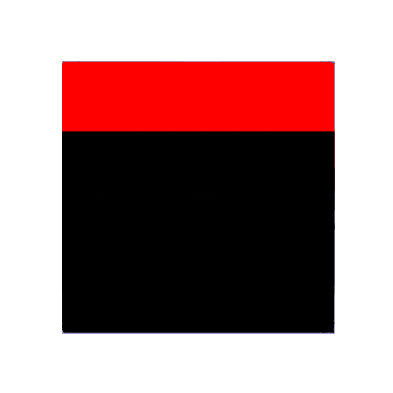
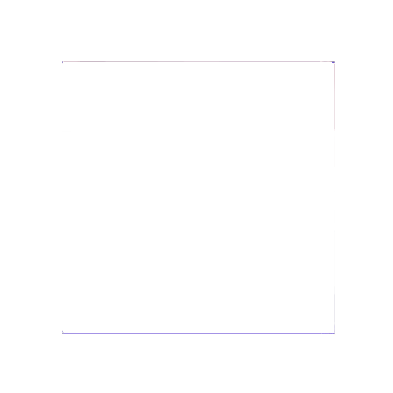
Layer changes from the first 393 x 393 image to the second:
painted on "Layer 0" over [62,61,335,334]
